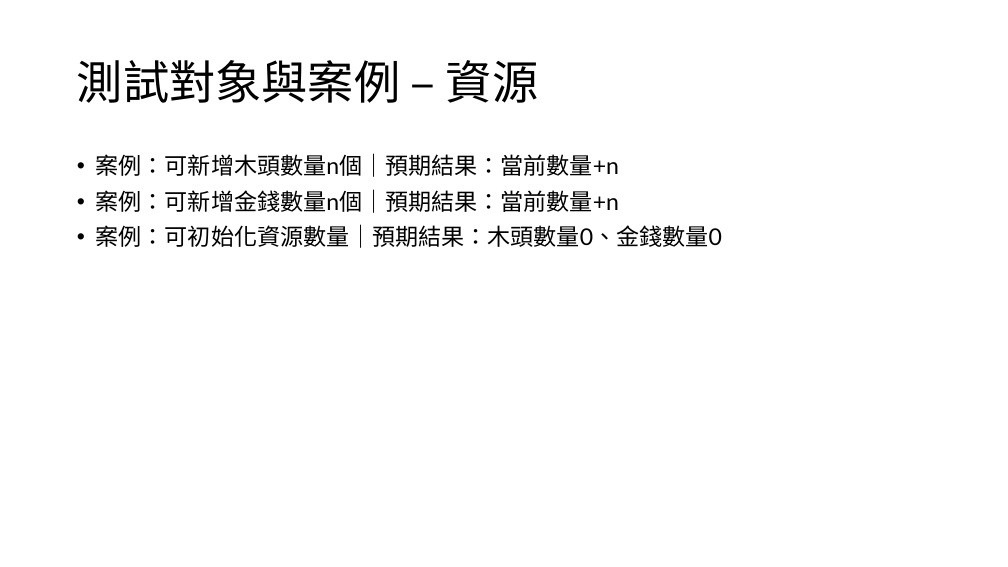
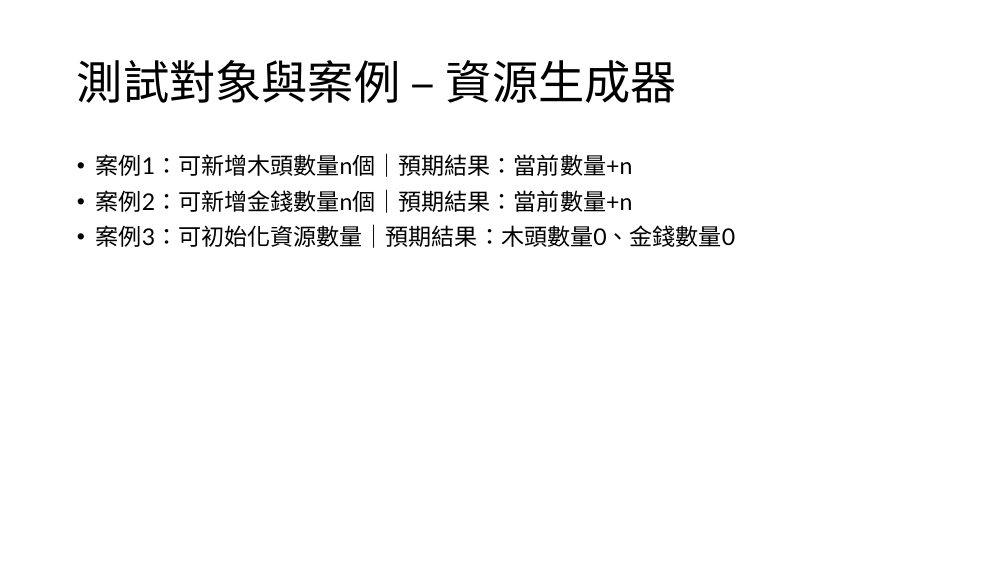
Before and after one commit to i39u65f51q/java-design-pattern, a slide deck: slide 18 of 軟體驗證簡報.pptx (slide 7 before the commit). Drawn at 1008x567 pixels with LibreOffice and Linux fonts; fonts in the diff are those of the drawing. Boxes give left, top, right and bottom in pixels: in the first picture for what was removed or moved away, otherwise in the second. Text is boxed around its words. In the diff, an @@ line names an element or a change of style, - is before the commit and + after.

```diff
--- a/軟體驗證簡報.pptx
+++ b/軟體驗證簡報.pptx
@@ title at bbox=[77, 60, 677, 103]: text changed @@
-測試對象與案例 – 資源
+測試對象與案例 – 資源生成器
@@ text at bbox=[96, 153, 736, 248]: text changed @@
-• 案例：可新增木頭數量n個｜預期結果：當前數量+n
-• 案例：可新增金錢數量n個｜預期結果：當前數量+n
-• 案例：可初始化資源數量｜預期結果：木頭數量0、金錢數量0
+• 案例1：可新增木頭數量n個｜預期結果：當前數量+n
+• 案例2：可新增金錢數量n個｜預期結果：當前數量+n
+• 案例3：可初始化資源數量｜預期結果：木頭數量0、金錢數量0
```
Also in this commit, not shown: 4 other slides changed, 8 slides added.
